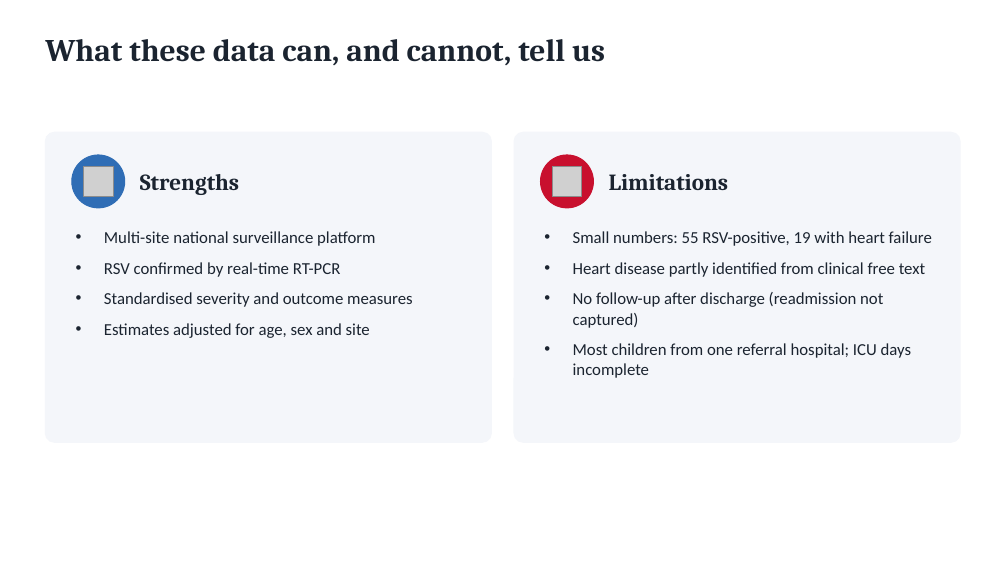
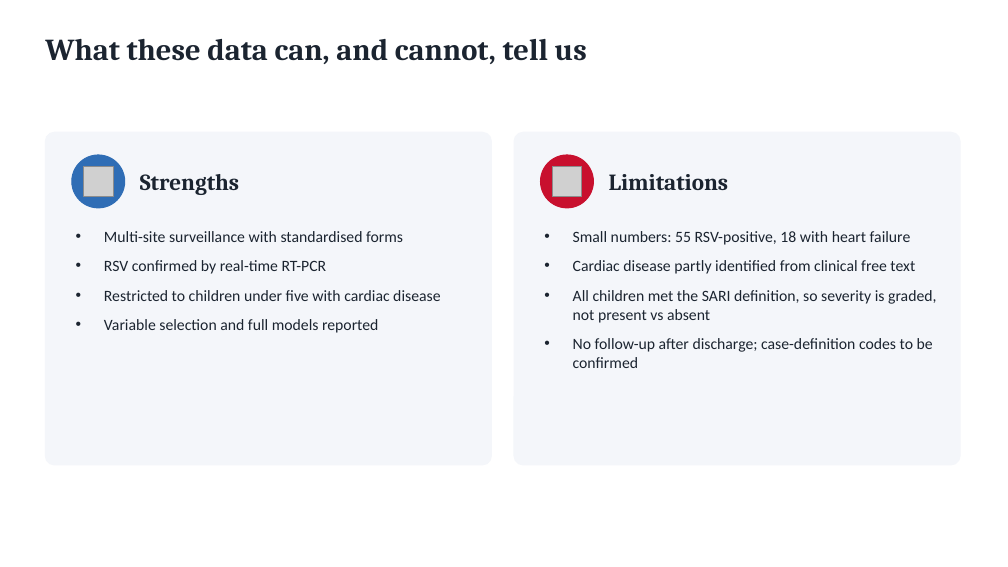
Before and after one commit to Fludevs-hub/RSV-Cardiac-Analysis, a slide deck: slide 11 of Abstract write up/RSV_Hearts_at_Risk.pptx (slide 10 before the commit). Drawn at 1008x567 pixels with LibreOffice and Linux fonts; fonts in the diff are those of the drawing; grey boxes stand for pictures. Boxes give left, top, right and bottom in pixels: in the first picture for what was removed or moved away, otherwise in the second. Text is boxed around its words. In the diff, an @@ line names an element or a change of style, - is before the commit and + after.

```diff
--- a/Abstract write up/RSV_Hearts_at_Risk.pptx
+++ b/Abstract write up/RSV_Hearts_at_Risk.pptx
@@ text "What these data can, and ..." at bbox=[45, 39, 587, 64]: size 30 to 29 pt @@
@@ rounded rectangle: place and size @@
-rounded rectangle at bbox=[45, 132, 492, 442]
+rounded rectangle at bbox=[45, 132, 492, 465]
@@ rounded rectangle at bbox=[45, 132, 492, 465]: proportions changed @@
@@ rounded rectangle at bbox=[514, 132, 960, 465]: proportions changed @@
@@ rounded rectangle: place and size @@
-rounded rectangle at bbox=[514, 132, 960, 442]
+rounded rectangle at bbox=[514, 132, 960, 465]
@@ text at bbox=[104, 231, 403, 242]: text changed; size 16 to 15 pt @@
-• Multi-site national surveillance platform
+• Multi-site surveillance with standardised forms
@@ text at bbox=[573, 231, 936, 368]: text changed; size 16 to 15 pt @@
-• Small numbers: 55 RSV-positive, 19 with heart failure
-• Heart disease partly identified from clinical free text
-• No follow-up after discharge (readmission not captured)
-• Most children from one referral hospital; ICU days incomplete
+• Small numbers: 55 RSV-positive, 18 with heart failure
+• Cardiac disease partly identified from clinical free text
+• All children met the SARI definition, so severity is graded, not present vs absent
+• No follow-up after discharge; case-definition codes to be confirmed
@@ text at bbox=[104, 260, 327, 274]: size 16 to 15 pt in "RSV confirmed by real-time RT-PCR" @@
@@ text at bbox=[104, 290, 440, 333]: text changed; size 16 to 15 pt @@
-• Standardised severity and outcome measures
-• Estimates adjusted for age, sex and site
+• Restricted to children under five with cardiac disease
+• Variable selection and full models reported
```
Also in this commit, not shown: 5 other slides changed, 6 slides added, 5 slides removed, 4 other files.
